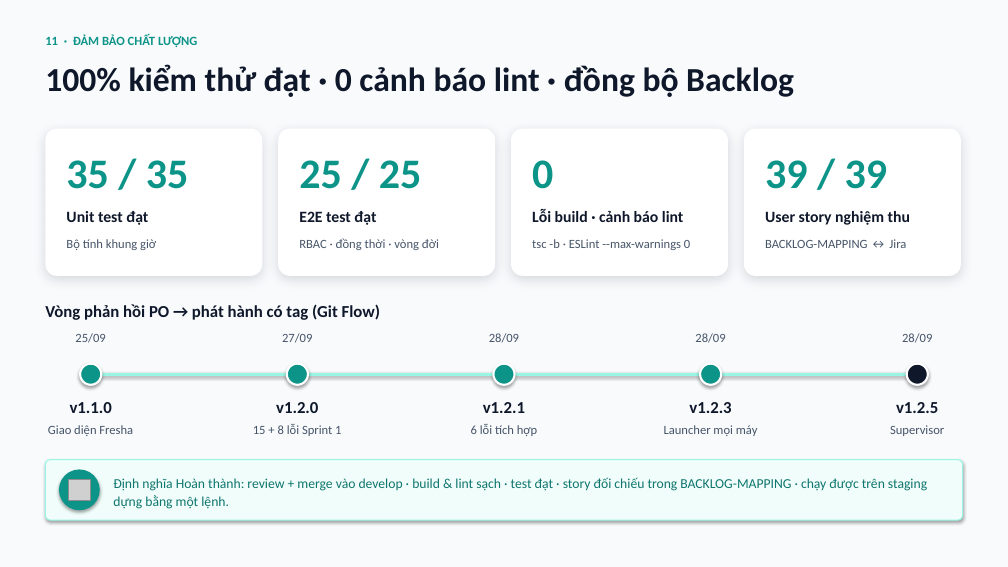
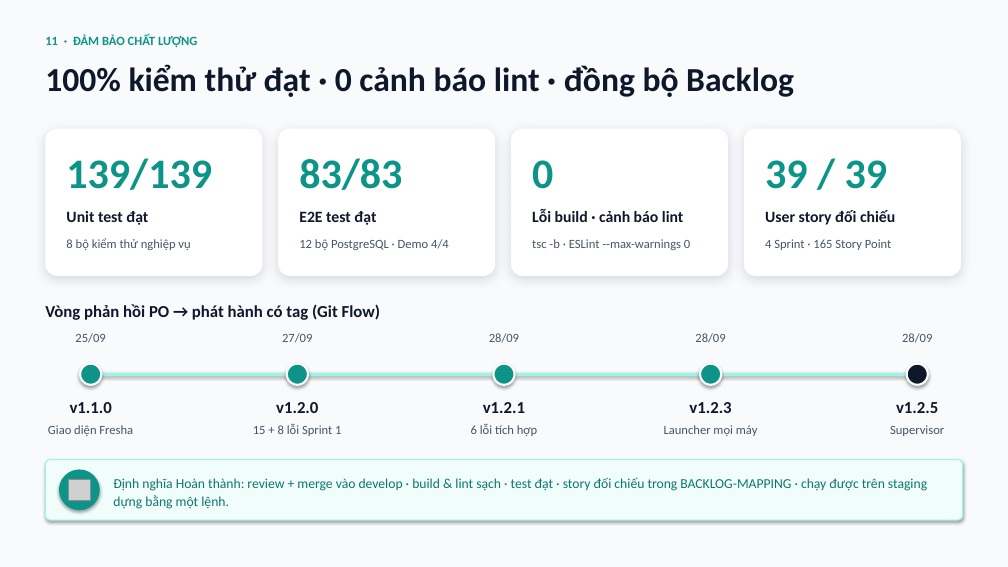
Before and after one commit to steveprovip/thucTap_HeThongDatLichSPA, a slide deck: slide 11 of docs/Slide_Bao_Cao_He_Thong_Dat_Lich_Salon_Spa.pptx. Drawn at 1008x567 pixels with LibreOffice and Linux fonts; fonts in the diff are those of the drawing; grey boxes stand for pictures. Boxes give left, top, right and bottom in pixels: in the first picture for what was removed or moved away, otherwise in the second. Text is boxed around its words. In the diff, an @@ line names an element or a change of style, - is before the commit and + after.

```diff
--- a/docs/Slide_Bao_Cao_He_Thong_Dat_Lich_Salon_Spa.pptx
+++ b/docs/Slide_Bao_Cao_He_Thong_Dat_Lich_Salon_Spa.pptx
@@ text at (66, 158, 212, 190): text changed @@
-35 / 35
+139/139
@@ text at (299, 158, 402, 190): text changed @@
-25 / 25
+83/83
@@ text at (66, 238, 190, 250): text changed @@
-Bộ tính khung giờ
+8 bộ kiểm thử nghiệp vụ
@@ text at (299, 239, 449, 250): text changed @@
-RBAC · đồng thời · vòng đời
+12 bộ PostgreSQL · Demo 4/4
@@ text at (765, 210, 895, 225): text changed @@
-User story nghiệm thu
+User story đối chiếu
@@ text at (765, 239, 891, 250): text changed @@
-BACKLOG-MAPPING ↔ Jira
+4 Sprint · 165 Story Point
```
Also in this commit, not shown: 4 other slides changed, 9 other files.
